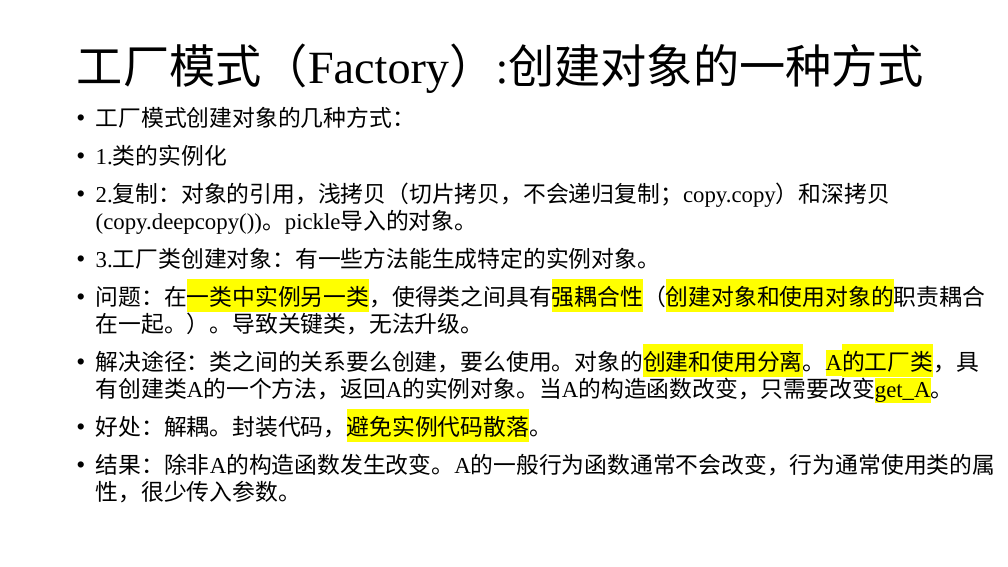
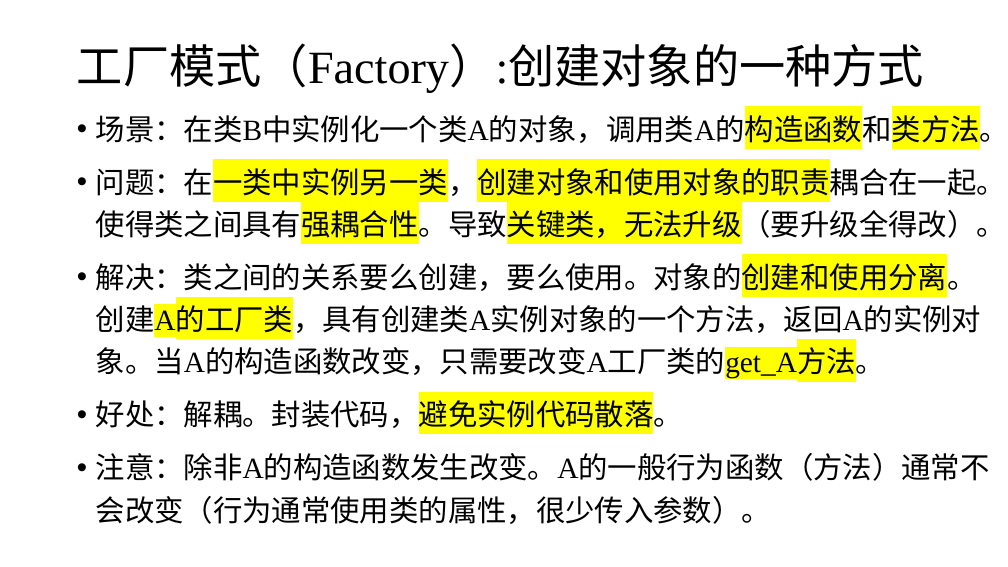
Before and after one commit to lizeyubuaa/pengbeifudao, a slide deck: slide 3 of week11/第十一周设计模式、装饰器、生成器.pptx (slide 2 before the commit). Drawn at 1008x567 pixels with LibreOffice and Linux fonts; fonts in the diff are those of the drawing. Boxes give left, top, right and bottom in pixels: in the first picture for what was removed or moved away, otherwise in the second. Text is boxed around its words. In the diff, an @@ line names an element or a change of style, - is before the commit and + after.

```diff
--- a/week11/第十一周设计模式、装饰器、生成器.pptx
+++ b/week11/第十一周设计模式、装饰器、生成器.pptx
@@ text at <box>96,110,1008,381</box>: text changed; size 21.7 to 28 pt @@
-• 工厂模式创建对象的几种方式：
-• 1.类的实例化
-• 2.复制：对象的引用，浅拷贝（切片拷贝，不会递归复制；copy.copy）和深拷贝(copy.deepcopy())。pickle导入的对象。
-• 3.工厂类创建对象：有一些方法能生成特定的实例对象。
-• 问题：在一类中实例另一类，使得类之间具有强耦合性（创建对象和使用对象的职责耦合在一起。）。导致关键类，无法升级。
-• 解决途径：类之间的关系要么创建，要么使用。对象的创建和使用分离。A的工厂类，具有创建类A的一个方法，返回A的实例对象。当A的构造函数改变，只需要改变get_A。
+• 场景：在类B中实例化一个类A的对象，调用类A的构造函数和类方法。
+• 问题：在一类中实例另一类，创建对象和使用对象的职责耦合在一起。使得类之间具有强耦合性。导致关键类，无法升级（要升级全得改）。
+• 解决：类之间的关系要么创建，要么使用。对象的创建和使用分离。创建A的工厂类，具有创建类A实例对象的一个方法，返回A的实例对象。当A的构造函数改变，只需要改变A工厂类的get_A方法。
@@ text at <box>96,396,683,434</box>: size 21.7 to 28 pt in "好处：解耦。封装代码，避免实例代码散落。"; line spacing 1 to 1.2 @@
@@ text at <box>96,453,990,524</box>: text changed; size 21.7 to 28 pt @@
-• 结果：除非A的构造函数发生改变。A的一般行为函数通常不会改变，行为通常使用类的属性，很少传入参数。
+• 注意：除非A的构造函数发生改变。A的一般行为函数（方法）通常不会改变（行为通常使用类的属性，很少传入参数）。
```
Also in this commit, not shown: 2 other slides changed, 1 slide added, 5 other files.
